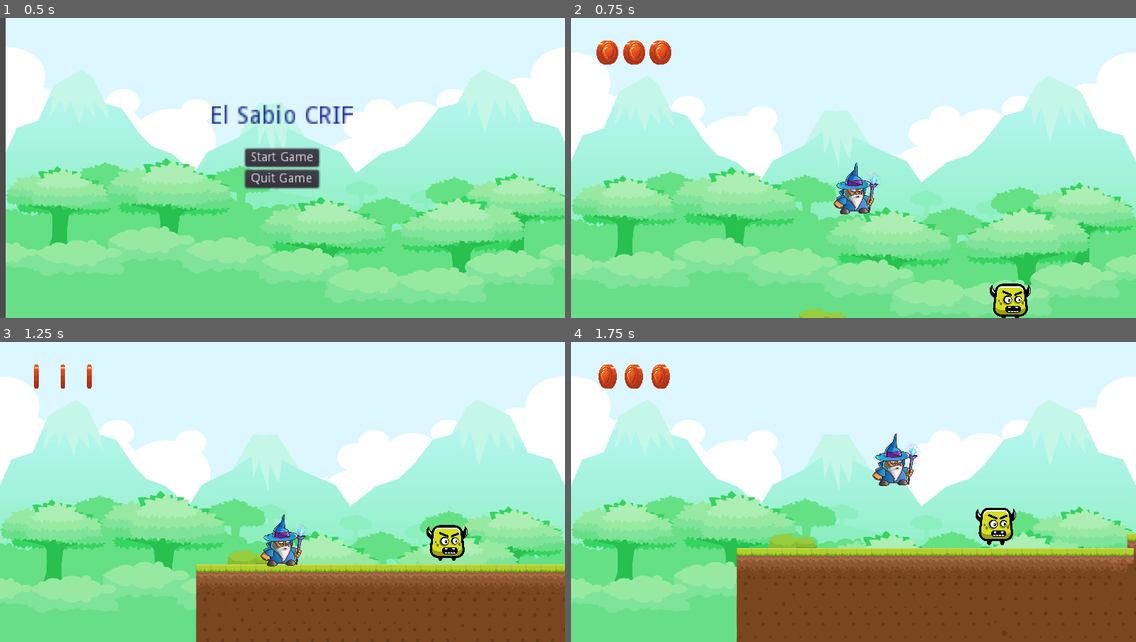
Above: before the commit, frames 1-4 (two rows, left to right).
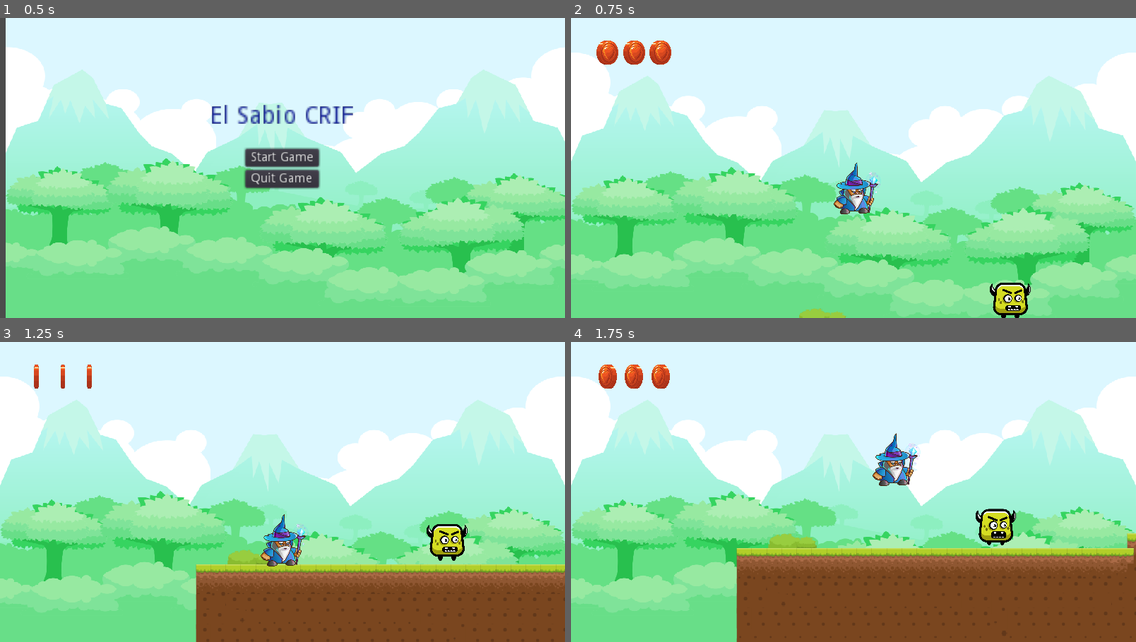
Above: after the commit, the same moments.

Repository: marivgil/TP_Games_Minion2
Game: Godot game, scene res://StartMenu.tscn
Same seed, same stepped clock (60 frames per second), same inputs: the game is played once before the commit and once after it.
Inputs:
- Up to frame 1 (0.5 s): no input
- Up to frame 2 (0.75 s): click "Start Game" at 0.5 s
- Up to frame 3 (1.25 s): no input
- Up to frame 4 (1.75 s): hold Right (ui_right) from 1.28 s (still down); tap Up (ui_up) at 1.52 s

Frame 1 is identical in both runs. In frame 2, 0.3% of the frame differs, in the area x 74-82%, y 88-100%; in frame 3, 0.3%; in frame 4, 0.3%, in the area x 71-79%, y 55-67%.

Commit message:
fix cambio de escena gameOver

Diff:
--- a/Minion2/EnemyGround.tscn
+++ b/Minion2/EnemyGround.tscn
@@ -51,7 +51,6 @@
 scale = Vector2( 0.1, 0.1 )
 frames = SubResource( 1 )
 animation = "Idle"
-frame = 1
 playing = true
 _sections_unfolded = [ "Transform" ]
 
--- a/Minion2/Player.tscn
+++ b/Minion2/Player.tscn
@@ -110,7 +110,7 @@
 scale = Vector2( 0.15, 0.15 )
 frames = SubResource( 2 )
 animation = "Die"
-frame = 2
+frame = 4
 playing = true
 centered = false
 _sections_unfolded = [ "Transform" ]
--- a/Minion2/World.tscn
+++ b/Minion2/World.tscn
@@ -10,7 +10,7 @@
 [ext_resource path="res://coin.tscn" type="PackedScene" id=8]
 [ext_resource path="res://Player.tscn" type="PackedScene" id=9]
 
-[node name="World" type="Node" groups=[
+[node name="World" type="Node" index="0" groups=[
 "world",
 ]]
 
